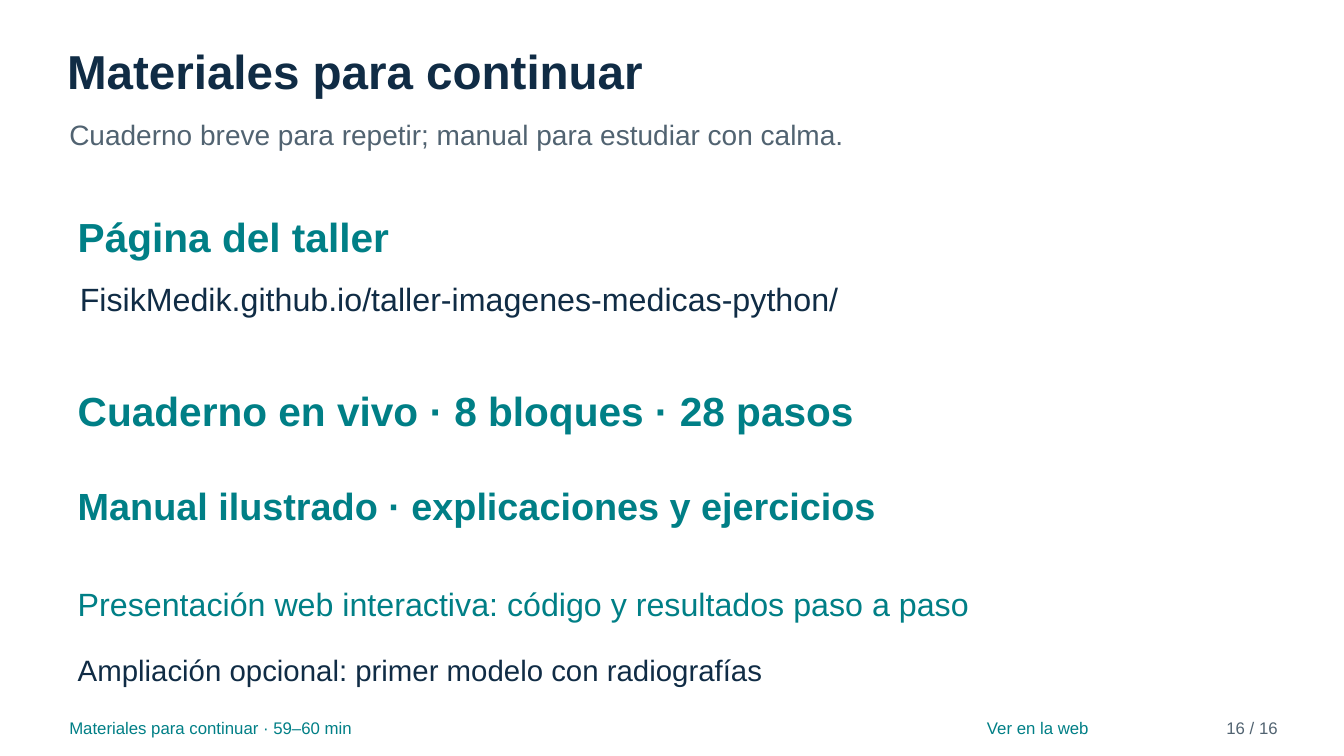
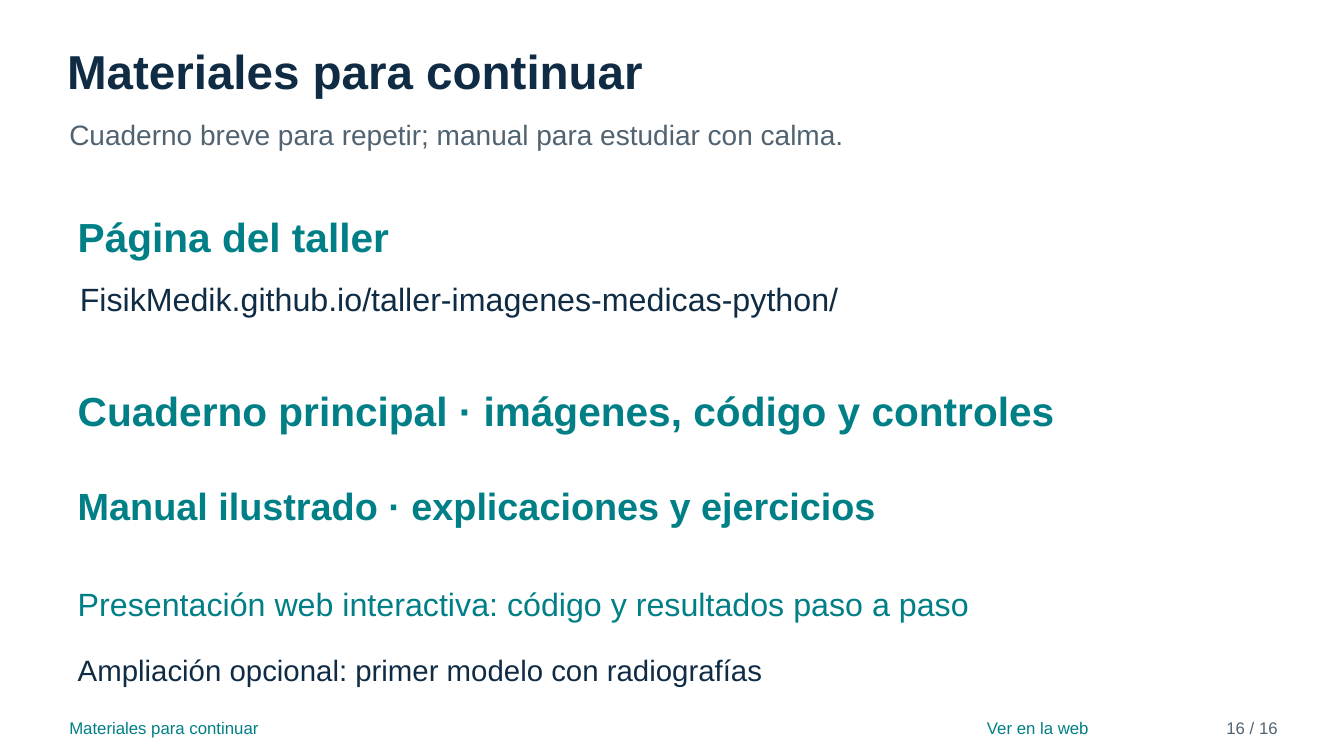
Before and after one commit to FisikMedik/taller-imagenes-medicas-python, a slide deck: slide 16 of Presentacion_taller.pptx. Drawn at 1344x756 pixels with LibreOffice and Linux fonts; fonts in the diff are those of the drawing. Boxes give left, top, right and bottom in pixels: in the first picture for what was removed or moved away, otherwise in the second. Text is boxed around its words. In the diff, an @@ line names an element or a change of style, - is before the commit and + after.

Commit message:
Explica ML paso a paso y anima el filtro 3×3
Reescribe las explicaciones junto al código, conecta píxeles, pesos y predicción, y usa botones para las demostraciones. Añade un filtro 3×3 con cálculo de cada salida. Elimina agendas y referencias internas repetidas; sincroniza cuadernos, tutorial, manuales, fuentes y presentaciones como documentación del taller realizado el 26 de noviembre a las 13:30 en Honduras.

```diff
--- a/Presentacion_taller.pptx
+++ b/Presentacion_taller.pptx
@@ text at (78,396,1055,434): text changed @@
-Cuaderno en vivo · 8 bloques · 28 pasos
+Cuaderno principal · imágenes, código y controles
@@ text at (69,722,258,738): text changed @@
-Materiales para continuar · 59–60 min
+Materiales para continuar
```
Also in this commit, not shown: 15 other slides changed, 18 other files.
